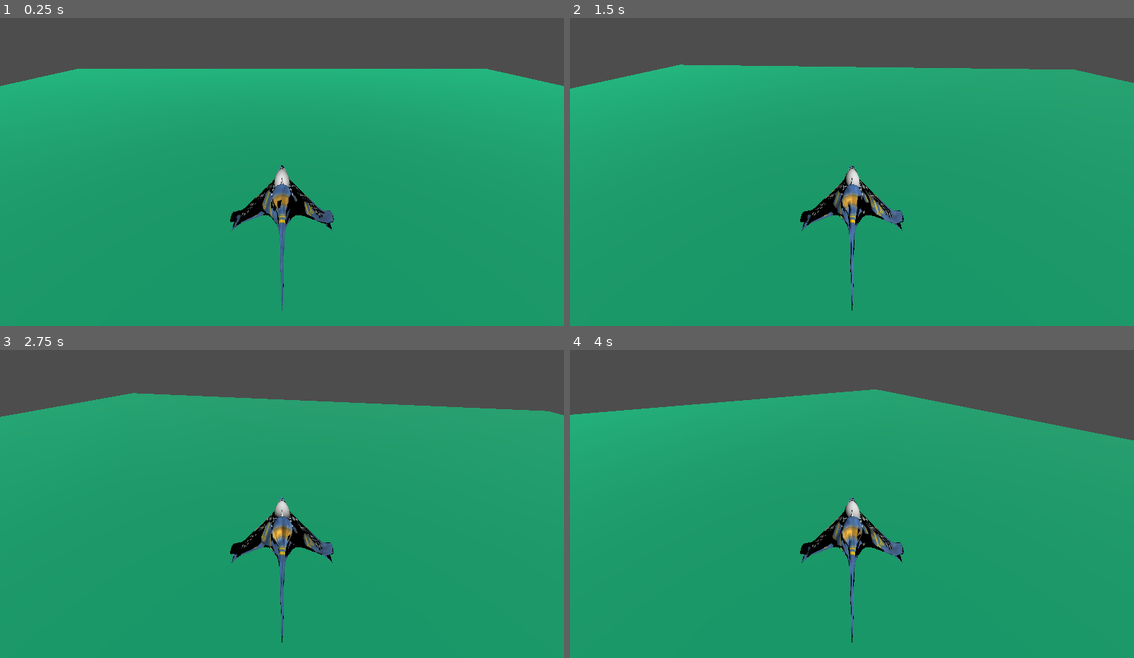
Above: before the commit, frames 1-4 (two rows, left to right).
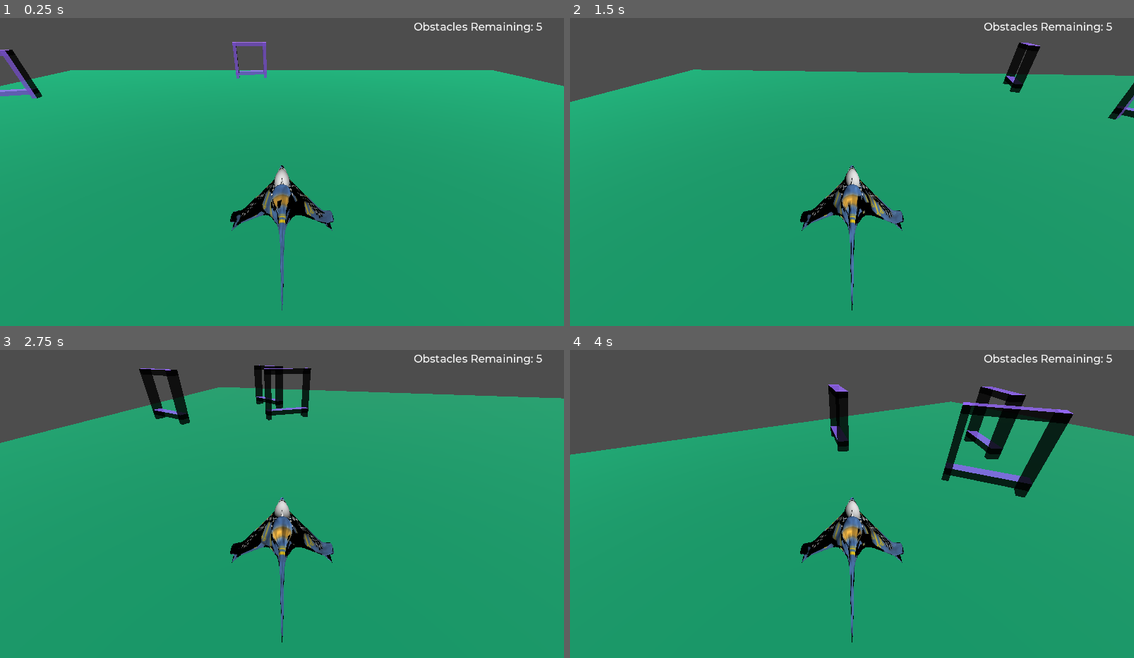
Above: after the commit, the same moments.

Repository: EthanG78/CS2053
Game: Godot game, scene res://main.tscn
Same seed, same stepped clock (60 frames per second), same inputs: the game is played once before the commit and once after it. The project has no main scene, so this scene is started directly.
Inputs:
- Up to frame 1 (0.25 s): no input
- Up to frame 2 (1.5 s): hold Right (right_turn) 0.53-1.28 s; hold Down (backwards, bound only before the commit) from 1.28 s (still down)
- Up to frame 3 (2.75 s): release Down (backwards, bound only before the commit) at 2.03 s; hold Right (right_turn) from 2.03 s (still down)
- Up to frame 4 (4 s): release Right (right_turn) at 2.78 s; hold Up (forward, bound only before the commit) 2.78-3.53 s; hold Left (left_turn) from 3.53 s (still down)

The runs differ from the first frame. In frame 1, 1.3% of the frame differs, in the area x 0-97%, y 1-27%; in frame 2, 2.9%; in frame 3, 6.1%; in frame 4, 10%, in the area x 0-100%, y 1-63%.

Commit message:
More work on lab 4

Diff:
--- /dev/null
+++ b/4/RemainingLabel.gd
@@ -0,0 +1,9 @@
+extends Label
+
+const labelText : String = "Obstacles Remaining:"
+
+func _ready():
+	text = labelText
+
+func _on_main_obstacles_changed(nObstacles):
+	text = "%s %s" % [labelText, nObstacles]
--- /dev/null
+++ b/4/art/obstacle_material.tres
@@ -0,0 +1,5 @@
+[gd_resource type="StandardMaterial3D" format=3 uid="uid://b5ymnelg1y31e"]
+
+[resource]
+transparency = 1
+albedo_color = Color(0.580392, 0.380392, 0.996078, 0.8)
--- a/4/flying_craft.tscn
+++ b/4/flying_craft.tscn
@@ -7,6 +7,7 @@
 size = Vector3(183.578, 97.1314, 313.688)
 
 [node name="FlyingCraft" type="CharacterBody3D"]
+collision_mask = 7
 script = ExtResource("1_eehbn")
 
 [node name="Pivot" type="Node3D" parent="."]
--- a/4/flying_craft_controller.gd
+++ b/4/flying_craft_controller.gd
@@ -11,45 +11,53 @@
 var motionSpeedY : float
 var motionDirectionY : int
 
+var gameOver : bool
+
+signal crash
+
 func _ready():
 	rotationAngleDegree = 0
 	rotationSpeedDegree = 2
 	rotationDirection = 0
 
 	motionVelocity = Vector3.ZERO
-	motionSpeedXZ = 500
-	motionDirectionXZ = 0
+	motionSpeedXZ = 500.0
+	motionDirectionXZ = -1
 
 	motionSpeedY = 100
 	motionDirectionY = 0
 
 func _process(delta):
+	if gameOver:
+		return
+
 	if Input.is_action_pressed("left_turn"):
 		# Turn the flying craft counter-clockwise
-		rotationDirection = 1.0
+		rotationDirection = 1
 
 	if Input.is_action_pressed("right_turn"):
 		# Turn the flying craft clockwise
-		rotationDirection = -1.0
-
-	if Input.is_action_pressed("forward"):
-		# Move forward
-		motionDirectionXZ = -1.0
-
-	if Input.is_action_pressed("backwards"):
-		# Move backwards
-		motionDirectionXZ = 1.0
+		rotationDirection = -1
 
 	if Input.is_action_pressed("up"):
 		# Move up
-		motionDirectionY = 1.0
+		motionDirectionY = 1
 
 	if Input.is_action_pressed("down"):
 		# Move down
-		motionDirectionY = -1.0
+		motionDirectionY = -1
 
 	Rotate(delta)
 	Move(delta)
+
+func _physics_process(delta):
+	if gameOver:
+		return
+	# If I want to handle collisions using
+	# get_slide_collision_count(), I need
+	# to move_and_slide()
+	Handle_Collisions()
+	move_and_slide()
 
 func Rotate(delta):
 	var rotationVelocityDegree = rotationSpeedDegree * rotationDirection
@@ -79,5 +87,22 @@
 	transform = transform.translated_local(motionVelocity * delta)
 
 	rotationDirection = 0
-	motionDirectionXZ = 0
+	motionDirectionXZ = -1
 	motionDirectionY = 0
+
+func Handle_Collisions():
+	# Iterate through all collisions that occured this frame
+	for index in range(get_slide_collision_count()):
+		# Get one of the collisions with the ship
+		var collision = get_slide_collision(index)
+
+		# Collisions can be null?
+		if collision.get_collider() == null:
+			continue
+
+		# Collision with ground or obtacle
+		if collision.get_collider().is_in_group("ground") or collision.get_collider().is_in_group("obstacle"):
+			# Results in Game Over
+			crash.emit()
+			gameOver = true
+			break;
--- /dev/null
+++ b/4/main.gd
@@ -0,0 +1,40 @@
+extends Node
+
+@export var PopupDialog : AcceptDialog
+@export var ObstacleTemplate : PackedScene
+
+signal obstacles_changed
+
+func _ready():
+	var groundSize = $Ground/MeshInstance3D.mesh.size
+
+	# Create between 3 and 7 obstacles and place them randomly
+	var nObstacles = int(randf() * 4 + 3)
+	for i in range(0, nObstacles):
+		var obstacle = ObstacleTemplate.instantiate()
+
+		# Calculate where to spawn the Obstacle
+		var obstacleX = (randf() * groundSize.x) - groundSize.x/2
+		var obstacleZ = (randf() * groundSize.z) - groundSize.z/2
+		var obstaclePos = Vector3(obstacleX, 30.0, obstacleZ)
+
+		# Initialize the new object in the world
+		obstacle.Initialize(obstaclePos)
+
+		# Add the obstacle to the scene
+		add_child(obstacle)
+
+	# Let the UI know how many obstacles we have
+	obstacles_changed.emit(nObstacles)
+
+func _process(delta):
+	if Input.is_action_just_released("restart"):
+		get_tree().reload_current_scene()
+
+func _on_flying_craft_crash():
+	PopupDialog.set_title("Game Over")
+	PopupDialog.set_text("Restart Game?")
+	PopupDialog.set_visible(true)
+
+func _on_popup_dialog_confirmed():
+	get_tree().reload_current_scene()
--- a/4/main.tscn
+++ b/4/main.tscn
@@ -1,7 +1,11 @@
-[gd_scene load_steps=5 format=3 uid="uid://dpnq417b4ccjd"]
+[gd_scene load_steps=10 format=3 uid="uid://dpnq417b4ccjd"]
 
+[ext_resource type="Script" path="res://main.gd" id="1_6k526"]
 [ext_resource type="Material" uid="uid://dq5fh5mg3qvn7" path="res://art/ground_material.tres" id="1_cwgva"]
 [ext_resource type="PackedScene" uid="uid://c3b5b41lvlm64" path="res://flying_craft.tscn" id="2_36o8p"]
+[ext_resource type="PackedScene" uid="uid://crc364heytxob" path="res://obstacle.tscn" id="3_78fkf"]
+[ext_resource type="FontFile" uid="uid://cyvo0hxccqqr2" path="res://fonts/Montserrat-Medium.ttf" id="5_33ujt"]
+[ext_resource type="Script" path="res://RemainingLabel.gd" id="6_2ry32"]
 
 [sub_resource type="BoxShape3D" id="BoxShape3D_kf5ae"]
 size = Vector3(5000, 2, 5000)
@@ -9,10 +13,19 @@
 [sub_resource type="BoxMesh" id="BoxMesh_dkm8v"]
 size = Vector3(5000, 2, 5000)
 
-[node name="Main" type="Node"]
+[sub_resource type="Theme" id="Theme_ty5d7"]
+default_font = ExtResource("5_33ujt")
+default_font_size = 22
 
-[node name="Ground" type="StaticBody3D" parent="."]
+[node name="Main" type="Node" node_paths=PackedStringArray("PopupDialog")]
+script = ExtResource("1_6k526")
+PopupDialog = NodePath("UserInterface/PopupDialog")
+ObstacleTemplate = ExtResource("3_78fkf")
+
+[node name="Ground" type="StaticBody3D" parent="." groups=["ground"]]
 transform = Transform3D(1, 0, 0, 0, 1, 0, 0, 0, 1, 0, -1, 0)
+collision_layer = 4
+collision_mask = 7
 
 [node name="CollisionShape3D" type="CollisionShape3D" parent="Ground"]
 shape = SubResource("BoxShape3D_kf5ae")
@@ -29,3 +42,27 @@
 
 [node name="DirectionalLight3D" type="DirectionalLight3D" parent="."]
 transform = Transform3D(1, 0, 0, 0, 0.5, 0.866025, 0, -0.866025, 0.5, 0, 0, 0)
+
+[node name="UserInterface" type="Control" parent="."]
+layout_mode = 3
+anchors_preset = 0
+offset_right = 40.0
+offset_bottom = 40.0
+
+[node name="RemainingLabel" type="Label" parent="UserInterface"]
+layout_mode = 0
+offset_left = 845.0
+offset_top = 21.0
+offset_right = 1107.0
+offset_bottom = 49.0
+theme = SubResource("Theme_ty5d7")
+text = "Obstacles Remaining: 0"
+script = ExtResource("6_2ry32")
+
+[node name="PopupDialog" type="AcceptDialog" parent="UserInterface"]
+initial_position = 2
+ok_button_text = "Restart"
+
+[connection signal="obstacles_changed" from="." to="UserInterface/RemainingLabel" method="_on_main_obstacles_changed"]
+[connection signal="crash" from="FlyingCraft" to="." method="_on_flying_craft_crash"]
+[connection signal="confirmed" from="UserInterface/PopupDialog" to="." method="_on_popup_dialog_confirmed"]
--- /dev/null
+++ b/4/obstacle.gd
@@ -0,0 +1,8 @@
+extends Node3D
+
+func Initialize(pos):
+	# Assign position
+	position = pos
+
+	# Randomly rotate obstacle about Y axis
+	rotate_y(randf_range(-PI / 4, PI / 4))
--- /dev/null
+++ b/4/obstacle.tscn
@@ -0,0 +1,72 @@
+[gd_scene load_steps=6 format=3 uid="uid://crc364heytxob"]
+
+[ext_resource type="Script" path="res://obstacle.gd" id="1_h41yc"]
+[ext_resource type="Material" uid="uid://b5ymnelg1y31e" path="res://art/obstacle_material.tres" id="1_s5ehr"]
+
+[sub_resource type="BoxMesh" id="BoxMesh_cji84"]
+size = Vector3(310, 30, 60)
+
+[sub_resource type="BoxShape3D" id="BoxShape3D_0vksa"]
+size = Vector3(310, 30, 60)
+
+[sub_resource type="BoxShape3D" id="BoxShape3D_xa3wm"]
+size = Vector3(250, 220.353, 60)
+
+[node name="Obstacle" type="Node3D"]
+script = ExtResource("1_h41yc")
+
+[node name="Block1" type="StaticBody3D" parent="." groups=["obstacle"]]
+
+[node name="MeshInstance3D" type="MeshInstance3D" parent="Block1"]
+transform = Transform3D(1, 0, 0, 0, 1, 0, 0, 0, 1, 0, 15, 0)
+material_override = ExtResource("1_s5ehr")
+mesh = SubResource("BoxMesh_cji84")
+
+[node name="CollisionShape3D" type="CollisionShape3D" parent="Block1"]
+transform = Transform3D(1, 0, 0, 0, 1, 0, 0, 0, 1, 0, 15, 0)
+shape = SubResource("BoxShape3D_0vksa")
+
+[node name="Block2" type="StaticBody3D" parent="." groups=["obstacle"]]
+transform = Transform3D(-4.37114e-08, -1, 0, 1, -4.37114e-08, 0, 0, 0, 1, 155, 125, 0)
+
+[node name="MeshInstance3D" type="MeshInstance3D" parent="Block2"]
+transform = Transform3D(1, 0, 0, 0, 1, 0, 0, 0, 1, 0, 15, 0)
+material_override = ExtResource("1_s5ehr")
+mesh = SubResource("BoxMesh_cji84")
+
+[node name="CollisionShape3D" type="CollisionShape3D" parent="Block2"]
+transform = Transform3D(1, 0, 0, 0, 1, 0, 0, 0, 1, 0, 15, 0)
+shape = SubResource("BoxShape3D_0vksa")
+
+[node name="Block3" type="StaticBody3D" parent="." groups=["obstacle"]]
+transform = Transform3D(-4.37114e-08, -1, 0, 1, -4.37114e-08, 0, 0, 0, 1, -125, 125, 0)
+
+[node name="MeshInstance3D" type="MeshInstance3D" parent="Block3"]
+transform = Transform3D(1, 0, 0, 0, 1, 0, 0, 0, 1, 0, 15, 0)
+material_override = ExtResource("1_s5ehr")
+mesh = SubResource("BoxMesh_cji84")
+
+[node name="CollisionShape3D" type="CollisionShape3D" parent="Block3"]
+transform = Transform3D(1, 0, 0, 0, 1, 0, 0, 0, 1, 0, 15, 0)
+shape = SubResource("BoxShape3D_0vksa")
+
+[node name="Block4" type="StaticBody3D" parent="." groups=["obstacle"]]
+transform = Transform3D(1, 0, 0, 0, 1, 0, 0, 0, 1, 0, 250, 0)
+
+[node name="MeshInstance3D" type="MeshInstance3D" parent="Block4"]
+transform = Transform3D(1, 0, 0, 0, 1, 0, 0, 0, 1, 0, 15, 0)
+material_override = ExtResource("1_s5ehr")
+mesh = SubResource("BoxMesh_cji84")
+
+[node name="CollisionShape3D" type="CollisionShape3D" parent="Block4"]
+transform = Transform3D(1, 0, 0, 0, 1, 0, 0, 0, 1, 0, 15, 0)
+shape = SubResource("BoxShape3D_0vksa")
+
+[node name="Trigger" type="Area3D" parent="." groups=["gap"]]
+transform = Transform3D(1, 0, 0, 0, 1, 0, 0, 0, 1, 0, 125, 0)
+collision_layer = 2
+collision_mask = 7
+
+[node name="CollisionShape3D" type="CollisionShape3D" parent="Trigger"]
+transform = Transform3D(1, 0, 0, 0, 1, 0, 0, 0, 1, 0, 14.6112, 0)
+shape = SubResource("BoxShape3D_xa3wm")
--- a/4/project.godot
+++ b/4/project.godot
@@ -26,23 +26,26 @@
 "events": [Object(InputEventKey,"resource_local_to_scene":false,"resource_name":"","device":-1,"window_id":0,"alt_press …(182 unchanged characters)…
 ]
 }
-forward={
-"deadzone": 0.5,
-"events": [Object(InputEventKey,"resource_local_to_scene":false,"resource_name":"","device":-1,"window_id":0,"alt_pressed":false,"shift_pressed":false,"ctrl_pressed":false,"meta_pressed":false,"pressed":false,"keycode":0,"physical_keycode":4194320,"key_label":0,"unicode":0,"echo":false,"script":null)
-]
-}
-backwards={
-"deadzone": 0.5,
-"events": [Object(InputEventKey,"resource_local_to_scene":false,"resource_name":"","device":-1,"window_id":0,"alt_pressed":false,"shift_pressed":false,"ctrl_pressed":false,"meta_pressed":false,"pressed":false,"keycode":0,"physical_keycode":4194322,"key_label":0,"unicode":0,"echo":false,"script":null)
-]
-}
 up={
 "deadzone": 0.5,
 "events": [Object(InputEventKey,"resource_local_to_scene":false,"resource_name":"","device":-1,"window_id":0,"alt_pressed":false,"shift_pressed":false,"ctrl_pressed":false,"meta_pressed":false,"pressed":false,"keycode":0,"physical_keycode":80,"key_label":0,"unicode":112,"echo":false,"script":null)
+, Object(InputEventKey,"resource_local_to_scene":false,"resource_name":"","device":-1,"window_id":0,"alt_pressed":false,"shift_pressed":false,"ctrl_pressed":false,"meta_pressed":false,"pressed":false,"keycode":0,"physical_keycode":4194320,"key_label":0,"unicode":0,"echo":false,"script":null)
 ]
 }
 down={
 "deadzone": 0.5,
 "events": [Object(InputEventKey,"resource_local_to_scene":false,"resource_name":"","device":-1,"window_id":0,"alt_pressed":false,"shift_pressed":false,"ctrl_pressed":false,"meta_pressed":false,"pressed":false,"keycode":0,"physical_keycode":73,"key_label":0,"unicode":105,"echo":false,"script":null)
+, Object(InputEventKey,"resource_local_to_scene":false,"resource_name":"","device":-1,"window_id":0,"alt_pressed":false,"shift_pressed":false,"ctrl_pressed":false,"meta_pressed":false,"pressed":false,"keycode":0,"physical_keycode":4194322,"key_label":0,"unicode":0,"echo":false,"script":null)
 ]
 }
+restart={
+"deadzone": 0.5,
+"events": [Object(InputEventKey,"resource_local_to_scene":false,"resource_name":"","device":-1,"window_id":0,"alt_pressed":false,"shift_pressed":false,"ctrl_pressed":false,"meta_pressed":false,"pressed":false,"keycode":0,"physical_keycode":82,"key_label":0,"unicode":114,"echo":false,"script":null)
+]
+}
+
+[layer_names]
+
+3d_physics/layer_1="player"
+3d_physics/layer_2="obstacles"
+3d_physics/layer_3="world"
Not shown, added: 4/fonts/LICENSE.txt
Binary file added: 4/fonts/Montserrat-Medium.ttf
Not shown, added: 4/fonts/Montserrat-Medium.ttf.import
